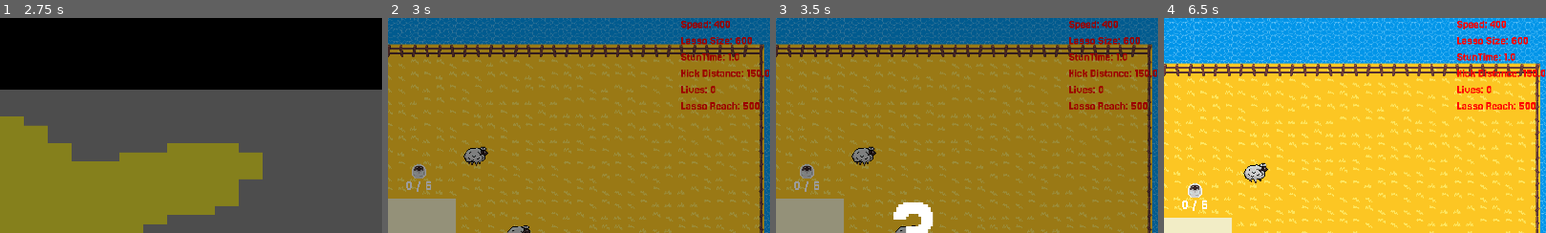
Above: before the commit, frames 1-4 (left to right).
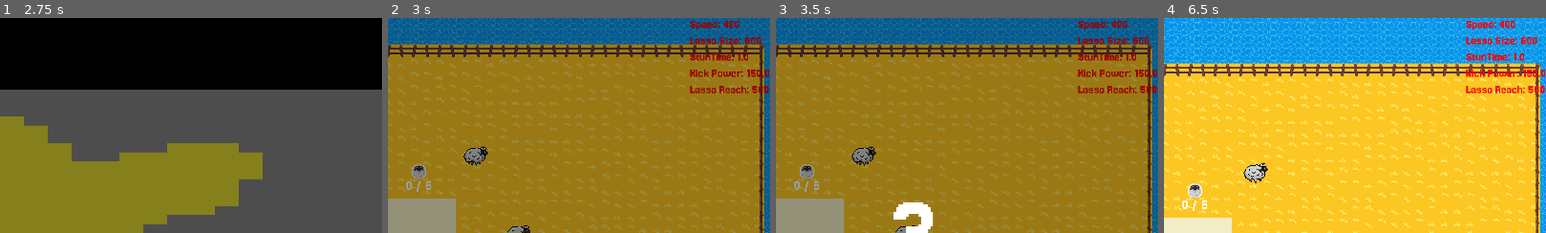
Above: after the commit, the same moments.

Repository: kinghos/GMTK-Game-Jam-2025
Game: Godot game, scene res://scenes/ui/title_screen.tscn
Same seed, same stepped clock (60 frames per second), same inputs: the game is played once before the commit and once after it.
Inputs (mouse positions are % of the whole screen's width and height, from its top left):
- Up to frame 1 (2.75 s): click "PLAY" at 0.5 s; click (95, 92) at 1.25 s; click (95, 92) at 2 s
- Up to frame 2 (3 s): click (96, 93) at 2.75 s
- Up to frame 3 (3.5 s): no input
- Up to frame 4 (6.5 s): move the mouse to (72, 45) at 3.52 s; hold Right (Right) 3.53-4.28 s; hold Space (Kick) 3.53-4.28 s; click (72, 45) at 3.67 s; move the mouse to (30, 55) at 4.27 s; hold S (Down) 4.28-5.03 s; tap Space (Kick) at 4.35, 5.85 s; move the mouse to (60, 28) at 5.02 s; hold Right (Right) 5.03-5.78 s; hold Space (Kick) 5.03-5.78 s; move the mouse to (45, 70) at 5.77 s; hold Up (Up) from 5.78 s (still down); click (45, 70) at 5.92 s
The pictures show only the part of the screen within x 50-100%, y 0-50%; the shares and areas given below are measured in that part.

Frame 1 is identical in both runs. In frame 2, 2.5% of the frame differs, in the area x 76-100%, y 1-43%; in frame 3, 2.5%; in frame 4, 2.7%.

Commit message:
Icons working

Diff:
--- a/globals/globals.gd
+++ b/globals/globals.gd
@@ -10,8 +10,16 @@
 var lives: int
 var stun_time: float = 1
 var kick_distance: float = 150
-enum POWERUPS {LassoSize, StunTime, KickDistance, ExtraLives, LassoReach, PlayerSpeed}
-var POWERUP_LIST = ["Lasso Length", "Animal\nStun Time", "Kick Power", "Extra Lives", "Lasso Reach", "Player Speed"]
+enum POWERUPS {LassoSize, StunTime, KickDistance, LassoReach, PlayerSpeed}
+var POWERUP_LIST = ["Lasso Length", "Animal\nStun Time", "Kick Power", "Lasso Reach", "Player Speed"]
+var POWERUP_ICONS = {
+	"Lasso Length": preload("res://assets/graphics/sprites/powerups/lasso_length.png"),
+	"Animal\nStun Time": preload("res://assets/graphics/sprites/powerups/lasso_reach.png"),
+	"Kick Power": preload("res://assets/graphics/sprites/powerups/kick_power.png"),
+	"Lasso Reach": preload("res://assets/graphics/sprites/powerups/lasso_reach.png"),
+	"Player Speed": preload("res://assets/graphics/sprites/powerups/speed.png")
+}
+
 var KICK_MULT = {
 	"Chicken": 1.2,
 	"Cow": 0.8,
@@ -41,8 +49,6 @@
 			stun_time += 0.5
 		POWERUPS.KickDistance:
 			kick_distance += 20
-		POWERUPS.ExtraLives:
-			lives += 5
 		POWERUPS.LassoReach:
 			player_lasso_reach += 50
 		POWERUPS.PlayerSpeed:
--- a/scenes/ui/game_ui.gd
+++ b/scenes/ui/game_ui.gd
@@ -13,8 +13,7 @@
 func _process(_delta: float) -> void:
 	$DebugValues/PlayerSpeed.text = "Speed: " + str(Globals.player.speed)
 	$DebugValues/StunTime.text = "StunTime: " + str(Globals.stun_time)
-	$DebugValues/KickDistance.text = "Kick Distance: " + str(Globals.kick_distance)
-	$DebugValues/Lives.text = "Lives: " + str(Globals.lives)
+	$DebugValues/KickDistance.text = "Kick Power: " + str(Globals.kick_distance)
 	$DebugValues/LassoReach.text = "Lasso Reach: " + str(Globals.player_lasso_reach)
 	$DebugValues/LassoSize.text = "Lasso Size: " + str(Globals.lasso.MAX_LASSO_LENGTH)
 
@@ -44,4 +43,5 @@
 	powerups = powerups.slice(0, 3)
 	for opt: Button in powerup_options.get_children():
 		opt.text = powerups.pop_front()
+		opt.icon = Globals.POWERUP_ICONS[opt.text]
 		opt.set_meta("powerup_type", Globals.POWERUP_LIST.find(opt.text))
--- a/scenes/ui/game_ui.tscn
+++ b/scenes/ui/game_ui.tscn
@@ -314,10 +314,6 @@
 theme_override_colors/font_color = Color(1, 0, 0, 1)
 
 [node name="KickDistance" type="Label" parent="DebugValues"]
-layout_mode = 2
-theme_override_colors/font_color = Color(1, 0, 0, 1)
-
-[node name="Lives" type="Label" parent="DebugValues"]
 layout_mode = 2
 theme_override_colors/font_color = Color(1, 0, 0, 1)
 
Binary file added: assets/graphics/sprites/powerups/kick_power.png
Not shown, added: assets/graphics/sprites/powerups/kick_power.png.import
Binary file added: assets/graphics/sprites/powerups/lasso_length.png
Not shown, added: assets/graphics/sprites/powerups/lasso_length.png.import
Binary file added: assets/graphics/sprites/powerups/lasso_reach.png
Not shown, added: assets/graphics/sprites/powerups/lasso_reach.png.import
Binary file added: assets/graphics/sprites/powerups/speed.png
Not shown, added: assets/graphics/sprites/powerups/speed.png.import
